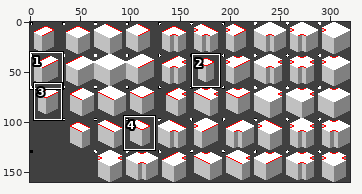
Two versions of one pixel-art file, tilesets/templates/full_templates/f_transparent_template.aseprite. The picture above shows the old version from afar; the outline marks the close-up.
Close-up. The starting point:
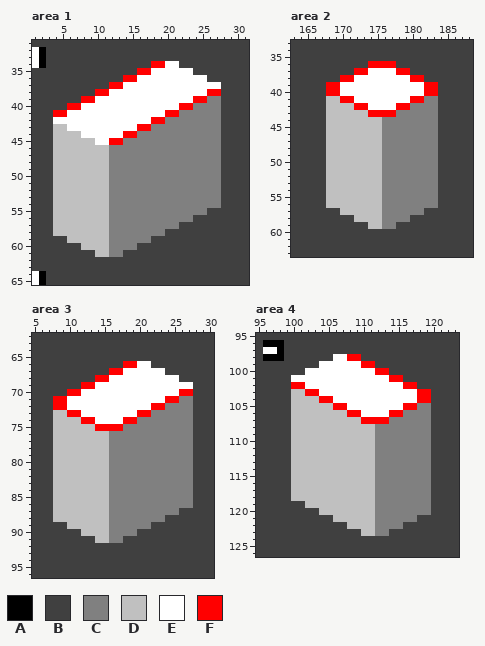
320x160 pixels, 1 frame. Shown: area 1: x 1..31, y 31..65; area 2: x 163..188, y 33..63; area 3: x 5..30, y 62..96; area 4: x 95..123, y 95..126. The commit also changed other parts of the picture, which this record leaves out.
Palette (. is transparent): A #000000  B #404040  C #808080  D #c0c0c0  E #ffffff  F #ff0000
The same view after the edit:
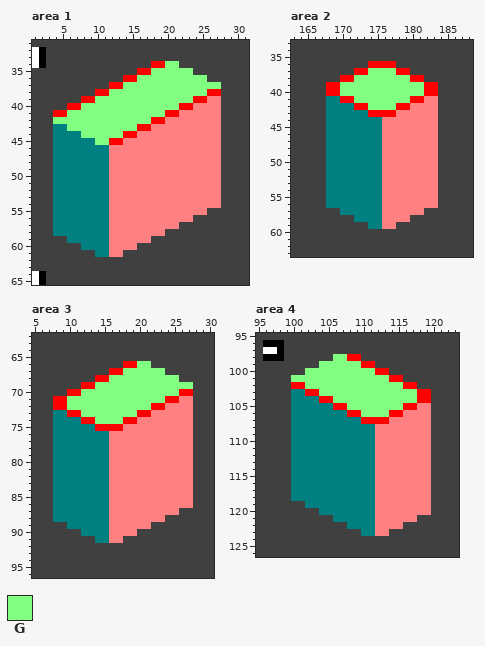
Colours new in this view: G #80ff80
Diff:
layer "Normals" added
@@ palette @@
-C #808080
+C #ff8080
-D #c0c0c0
+D #008080
--- area 1, layer "Normals"
@@ x 1..31 @@
 33 EABBBBBBBBBBBBBBBBBBBBBBBBBBBBB
-34 EABBBBBBBBBBBBBBBFFEEBBBBBBBBBB
-35 BBBBBBBBBBBBBBBFFEEEEEEBBBBBBBB
-36 BBBBBBBBBBBBBFFEEEEEEEEEEBBBBBB
-37 BBBBBBBBBBBFFEEEEEEEEEEEEEEBBBB
-38 BBBBBBBBBFFEEEEEEEEEEEEEEFFBBBB
-39 BBBBBBBFFEEEEEEEEEEEEEEFFCCBBBB
-40 BBBBBFFEEEEEEEEEEEEEEFFCCCCBBBB
-41 BBBFFEEEEEEEEEEEEEEFFCCCCCCBBBB
-42 BBBEEEEEEEEEEEEEEFFCCCCCCCCBBBB
-43 BBBDDEEEEEEEEEEFFCCCCCCCCCCBBBB
-44 BBBDDDDEEEEEEFFCCCCCCCCCCCCBBBB
-45 BBBDDDDDDEEFFCCCCCCCCCCCCCCBBBB
+34 EABBBBBBBBBBBBBBBFFGGBBBBBBBBBB
+35 BBBBBBBBBBBBBBBFFGGGGGGBBBBBBBB
+36 BBBBBBBBBBBBBFFGGGGGGGGGGBBBBBB
+37 BBBBBBBBBBBFFGGGGGGGGGGGGGGBBBB
+38 BBBBBBBBBFFGGGGGGGGGGGGGGFFBBBB
+39 BBBBBBBFFGGGGGGGGGGGGGGFFCCBBBB
+40 BBBBBFFGGGGGGGGGGGGGGFFCCCCBBBB
+41 BBBFFGGGGGGGGGGGGGGFFCCCCCCBBBB
+42 BBBGGGGGGGGGGGGGGFFCCCCCCCCBBBB
+43 BBBDDGGGGGGGGGGFFCCCCCCCCCCBBBB
+44 BBBDDDDGGGGGGFFCCCCCCCCCCCCBBBB
+45 BBBDDDDDDGGFFCCCCCCCCCCCCCCBBBB
 46 BBBDDDDDDDDCCCCCCCCCCCCCCCCBBBB
--- area 2, layer "Normals"
@@ x 168..183 @@
 36 BBBBBBFFFFBBBBBB
-37 BBBBFFEEEEFFBBBB
-38 BBFFEEEEEEEEFFBB
-39 FFEEEEEEEEEEEEFF
-40 FFEEEEEEEEEEEEFF
-41 DDFFEEEEEEEEFFCC
-42 DDDDFFEEEEFFCCCC
+37 BBBBFFGGGGFFBBBB
+38 BBFFGGGGGGGGFFBB
+39 FFGGGGGGGGGGGGFF
+40 FFGGGGGGGGGGGGFF
+41 DDFFGGGGGGGGFFCC
+42 DDDDFFGGGGFFCCCC
 43 DDDDDDFFFFCCCCCC
--- area 3, layer "Normals"
@@ x 5..30 @@
 65 BBBBBBBBBBBBBBBBBBBBBBBBBB
-66 BBBBBBBBBBBBBFFEEBBBBBBBBB
-67 BBBBBBBBBBBFFEEEEEEBBBBBBB
-68 BBBBBBBBBFFEEEEEEEEEEBBBBB
-69 BBBBBBBFFEEEEEEEEEEEEEEBBB
-70 BBBBBFFEEEEEEEEEEEEEEFFBBB
-71 BBBFFEEEEEEEEEEEEEEFFCCBBB
-72 BBBFFEEEEEEEEEEEEFFCCCCBBB
-73 BBBDDFFEEEEEEEEFFCCCCCCBBB
-74 BBBDDDDFFEEEEFFCCCCCCCCBBB
+66 BBBBBBBBBBBBBFFGGBBBBBBBBB
+67 BBBBBBBBBBBFFGGGGGGBBBBBBB
+68 BBBBBBBBBFFGGGGGGGGGGBBBBB
+69 BBBBBBBFFGGGGGGGGGGGGGGBBB
+70 BBBBBFFGGGGGGGGGGGGGGFFBBB
+71 BBBFFGGGGGGGGGGGGGGFFCCBBB
+72 BBBFFGGGGGGGGGGGGFFCCCCBBB
+73 BBBDDFFGGGGGGGGFFCCCCCCBBB
+74 BBBDDDDFFGGGGFFCCCCCCCCBBB
 75 BBBDDDDDDFFFFCCCCCCCCCCBBB
--- area 4, layer "Normals"
@@ x 95..123 @@
  97 BEEABBBBBBBBBBBBBBBBBBBBBBBBB
- 98 BAAABBBBBBBEEFFBBBBBBBBBBBBBB
- 99 BBBBBBBBBEEEEEEFFBBBBBBBBBBBB
-100 BBBBBBBEEEEEEEEEEFFBBBBBBBBBB
-101 BBBBBEEEEEEEEEEEEEEFFBBBBBBBB
-102 BBBBBFFEEEEEEEEEEEEEEFFBBBBBB
-103 BBBBBDDFFEEEEEEEEEEEEEEFFBBBB
-104 BBBBBDDDDFFEEEEEEEEEEEEFFBBBB
-105 BBBBBDDDDDDFFEEEEEEEEFFCCBBBB
-106 BBBBBDDDDDDDDFFEEEEFFCCCCBBBB
+ 98 BAAABBBBBBBGGFFBBBBBBBBBBBBBB
+ 99 BBBBBBBBBGGGGGGFFBBBBBBBBBBBB
+100 BBBBBBBGGGGGGGGGGFFBBBBBBBBBB
+101 BBBBBGGGGGGGGGGGGGGFFBBBBBBBB
+102 BBBBBFFGGGGGGGGGGGGGGFFBBBBBB
+103 BBBBBDDFFGGGGGGGGGGGGGGFFBBBB
+104 BBBBBDDDDFFGGGGGGGGGGGGFFBBBB
+105 BBBBBDDDDDDFFGGGGGGGGFFCCBBBB
+106 BBBBBDDDDDDDDFFGGGGFFCCCCBBBB
 107 BBBBBDDDDDDDDDDFFFFCCCCCCBBBB
Boxes around the changes in both close-ups, in picture pixels (x1, y1, x2, y2):
changed: (53, 61, 221, 257)
changed: (326, 68, 438, 229)
changed: (53, 361, 193, 543)
changed: (291, 354, 431, 536)
